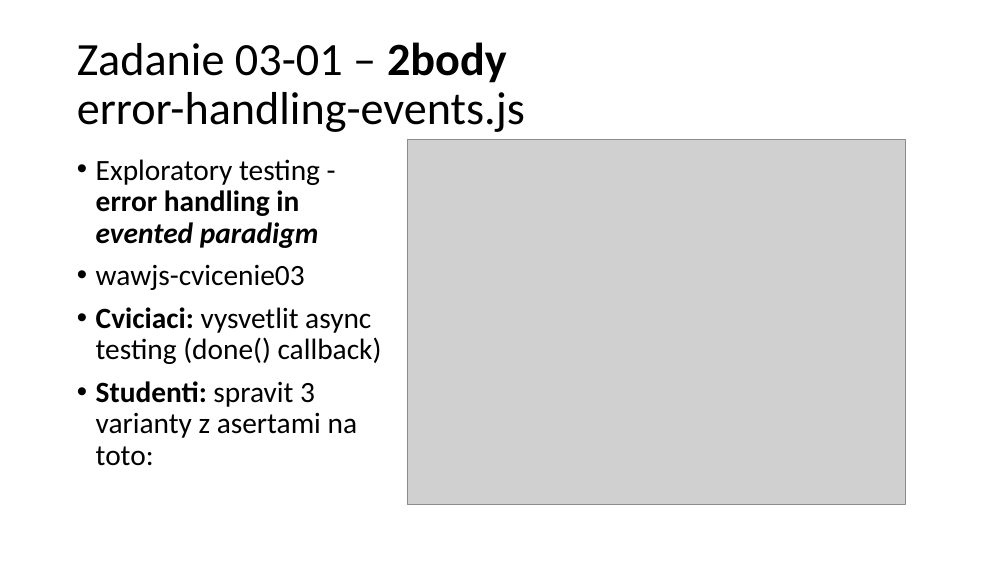
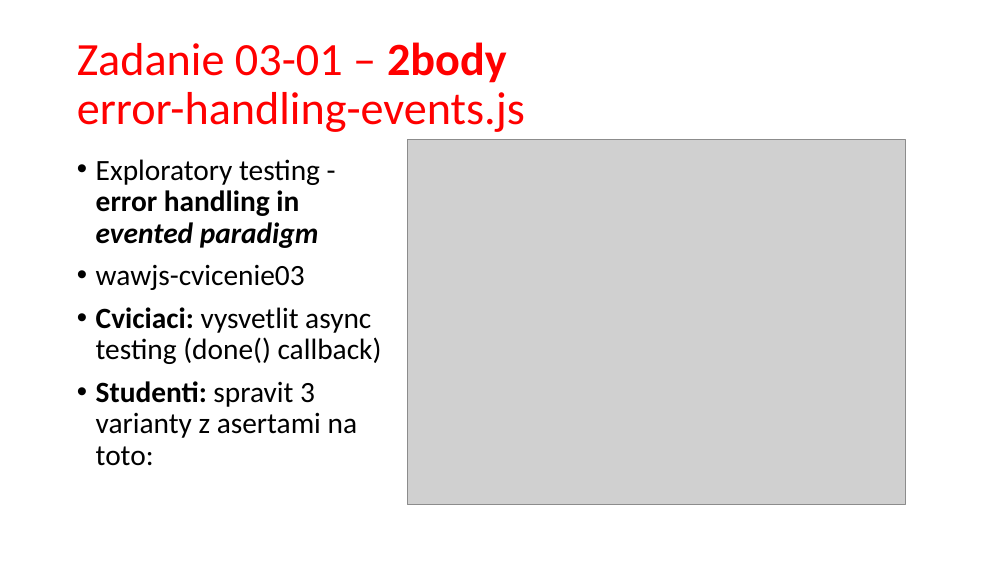
Before and after one commit to yimejky/wawjs, a slide deck: slide 5 of 03-cvicenie/03-cvicenie.pptx (slide 4 before the commit). Drawn at 1008x567 pixels with LibreOffice and Linux fonts; fonts in the diff are those of the drawing; grey boxes stand for pictures. Boxes give left, top, right and bottom in pixels: in the first picture for what was removed or moved away, otherwise in the second. Text is boxed around its words. In the diff, an @@ line names an element or a change of style, - is before the commit and + after.

Commit message:
fixed zadanie na zviko

```diff
--- a/03-cvicenie/03-cvicenie.pptx
+++ b/03-cvicenie/03-cvicenie.pptx
@@ title "Zadanie 03-01 – 2body error-handling-events.js" at bbox=[77, 42, 525, 132]: text colour #000000 to #FF0000 @@
```
Also in this commit, not shown: 5 other slides changed, 2 slides added.
